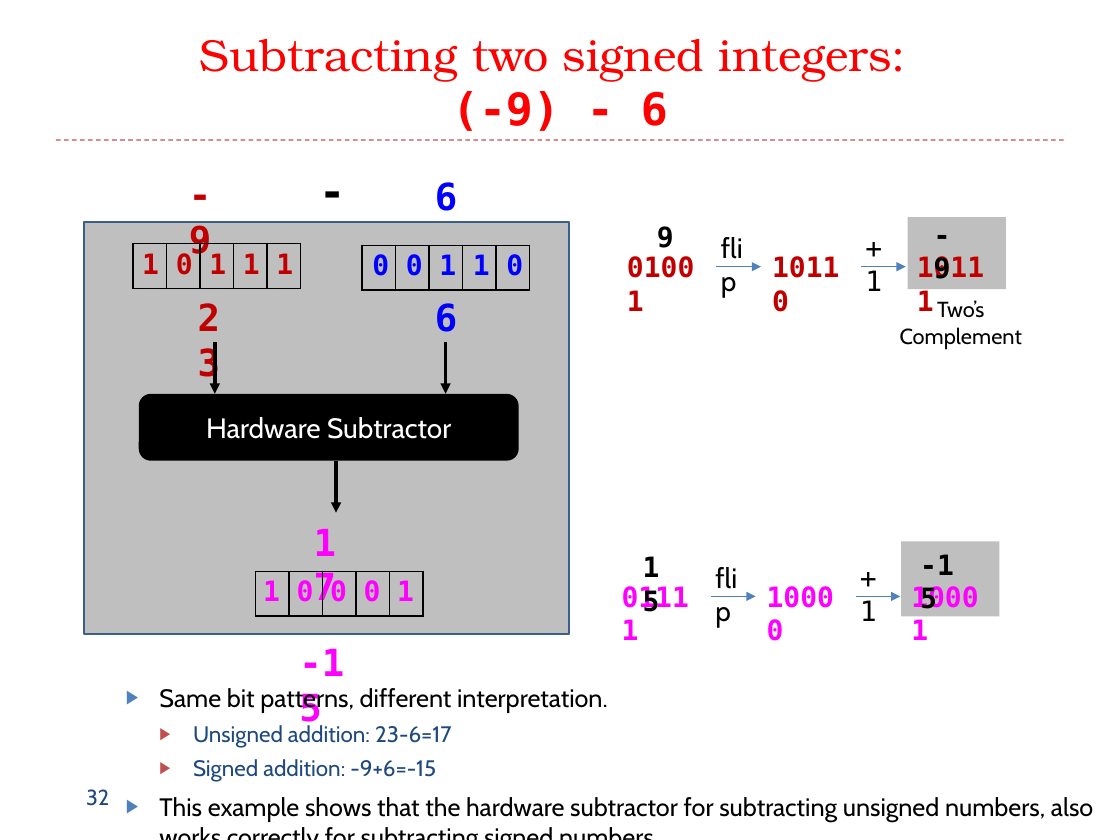
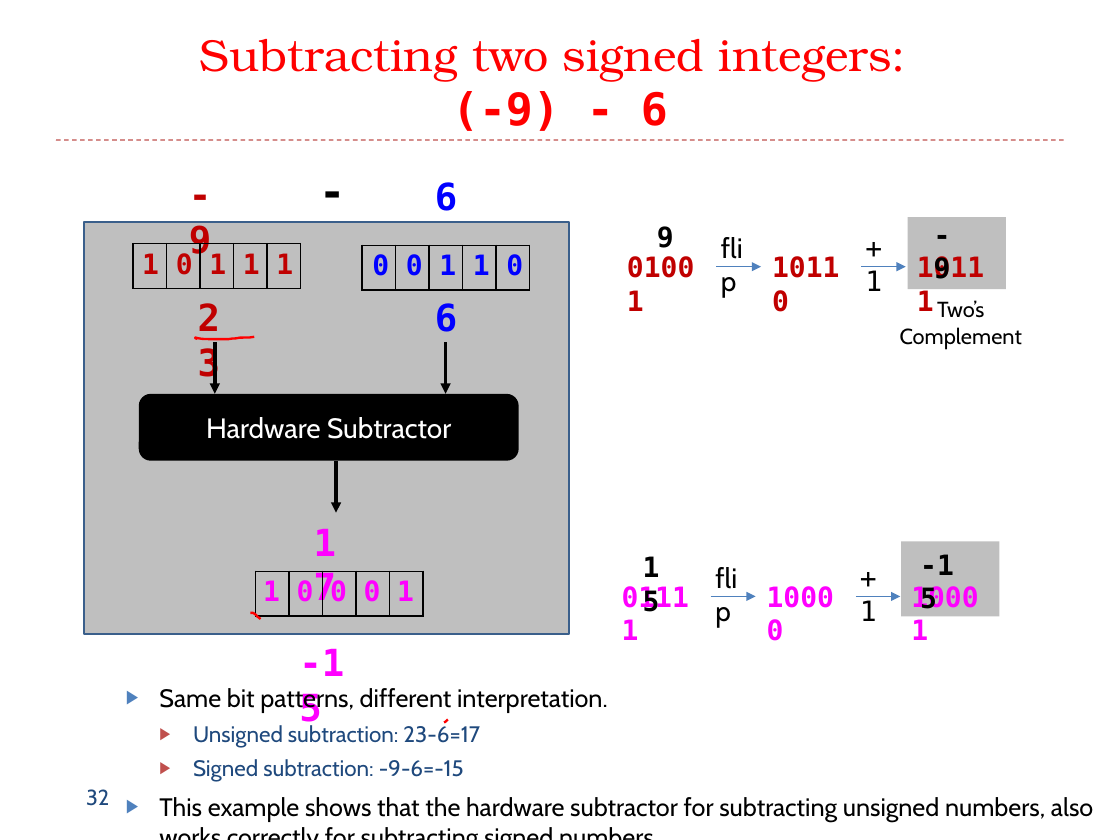
Before and after one commit to guhofstra/CSC111Fa25, a slide deck: slide 32 of PPTs/L1 Data Representation.pptx. Drawn at 1120x840 pixels with LibreOffice and Linux fonts; fonts in the diff are those of the drawing. Boxes give left, top, right and bottom in pixels: in the first picture for what was removed or moved away, otherwise in the second. Text is boxed around its words. In the diff, an @@ line names an element or a change of style, - is before the commit and + after.

```diff
--- a/PPTs/L1 Data Representation.pptx
+++ b/PPTs/L1 Data Representation.pptx
@@ freeform shape added at (195, 337, 254, 339), outline #FF0000 1.5 pt @@
@@ freeform shape added at (251, 613, 261, 619), outline #FF0000 1.5 pt @@
@@ freeform shape added at (445, 719, 448, 722), outline #FF0000 1.5 pt @@
@@ text at (193, 723, 480, 782): text changed @@
-  ▶ Unsigned addition: 23-6=17
-  ▶ Signed addition: -9+6=-15
+  ▶ Unsigned subtraction: 23-6=17
+  ▶ Signed subtraction: -9-6=-15
```
Also in this commit, not shown: 10 other slides changed, 1 other file.
